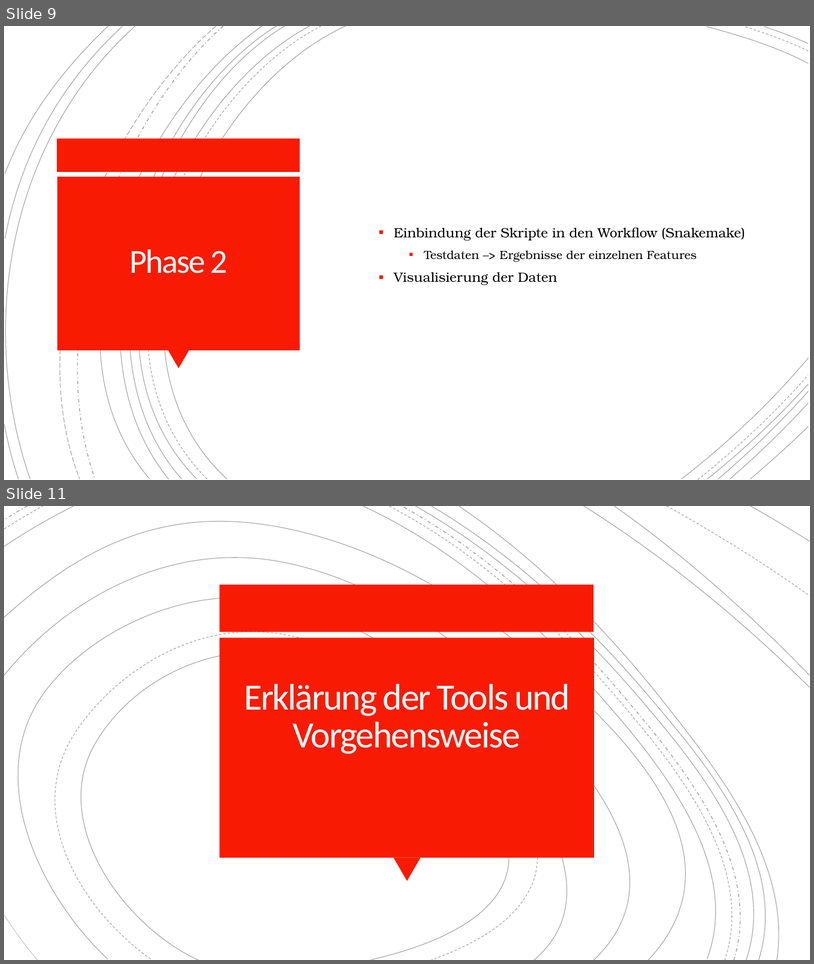
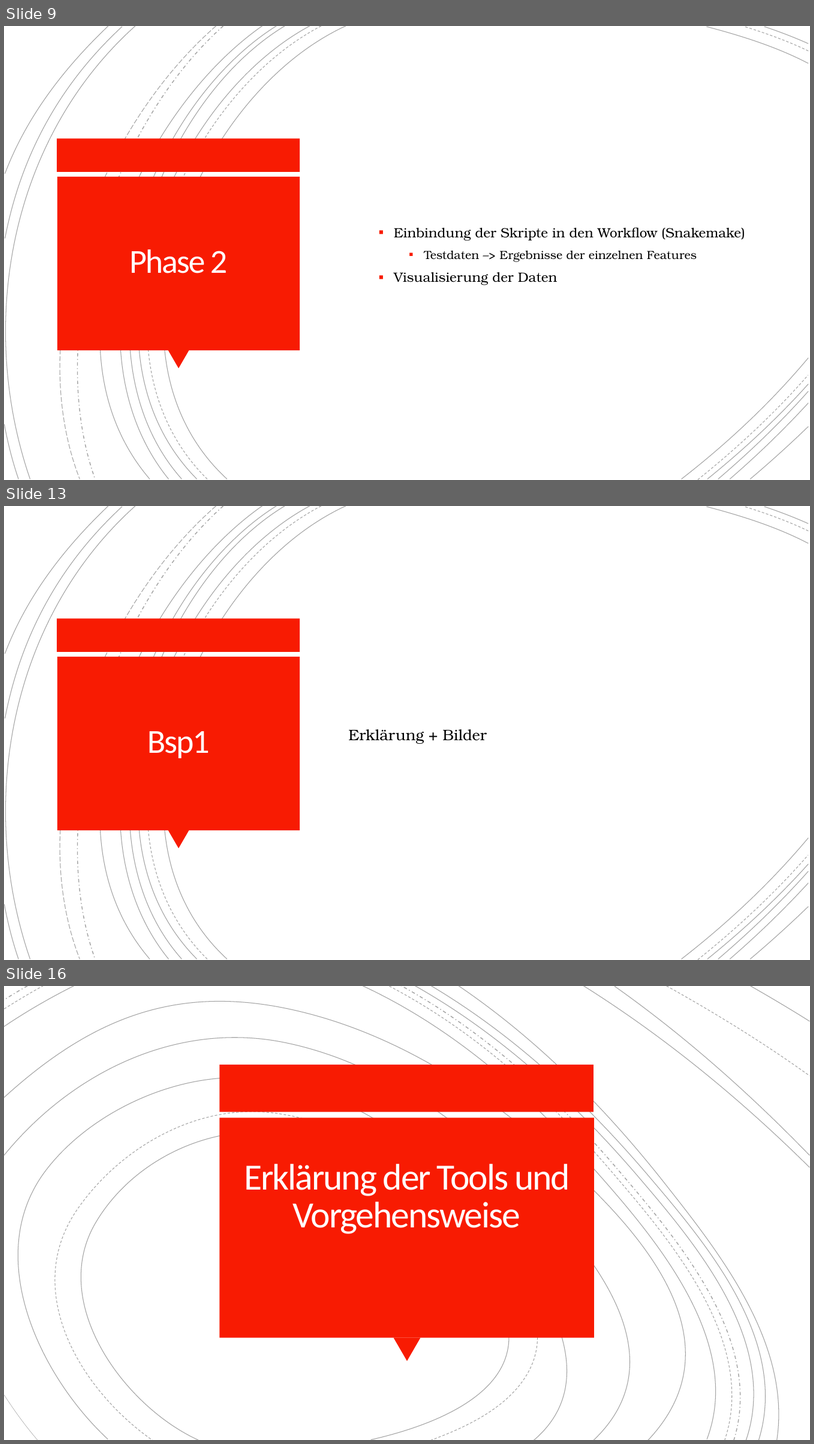
Before and after one commit to OstfriesenBI/PredmiRNA, a slide deck: presentation/projectpresentation.pptx. Shown one above the other, each under a label of ours: slides 9 and 11 before the commit, slides 9, 13 and 16 after it; the slides between them are not shown. The pictures are 814x964 and 814x1444 pixels, drawn with LibreOffice and Linux fonts; fonts in the diff are those of the drawing. Boxes give left, top, right and bottom in pixels: in the first picture for what was removed or moved away, otherwise in the second. Text is boxed around its words. In the diff, an @@ line names an element or a change of style, - is before the commit and + after.

```diff
--- a/presentation/projectpresentation.pptx
+++ b/presentation/projectpresentation.pptx
@@ slide 13 added at (4,506,810,960), background #FFFFFF; not listed: 21 template elements that a slide beside it also shows @@
@@ group added at (4,506,809,960): 21 freeform shapes @@
@@ rectangle added at (57,619,300,652), fill #F81B02 @@
@@ rectangle added at (57,657,300,830), fill #F81B02 @@
@@ title added at (147,731,210,758), 40 pt, text #FFFEFF @@
+Bsp1
@@ text added at (348,729,487,744), 18 pt, text #000000 @@
+Erklärung + Bilder
@@ triangle added at (168,830,189,849), fill #F81B02 @@
@@ what was slide 11 is now slide 16 @@
```
Also in this commit, not shown: 3 slides changed, 9 other slides added, 2 slides removed.
